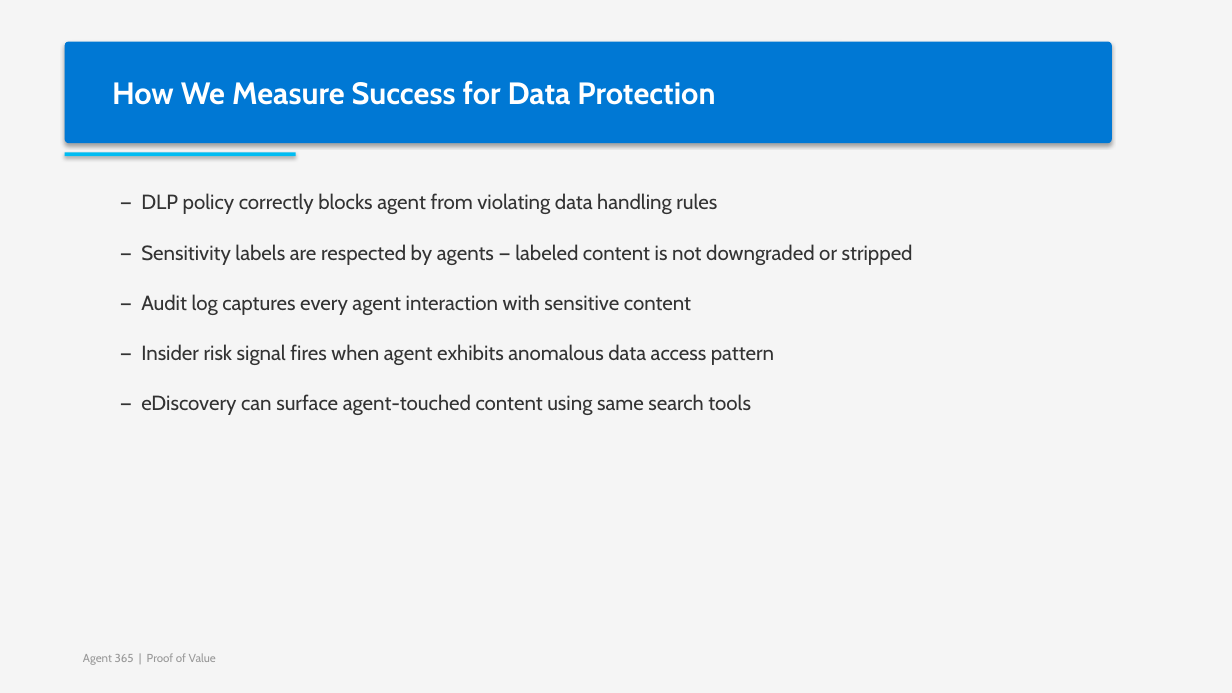
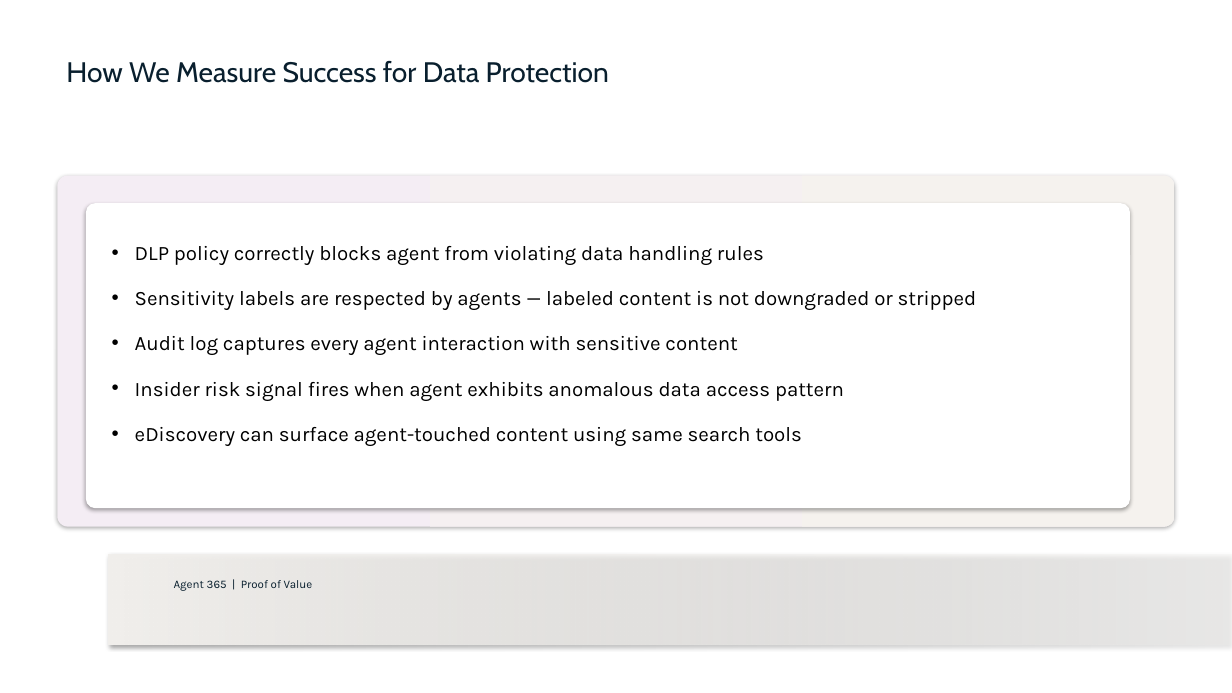
Before and after one commit to cloudtoso/Agent-365-POC, a slide deck: slide 19 of Agent365-PoV-Deck.pptx. Drawn at 1232x693 pixels with LibreOffice and Linux fonts; fonts in the diff are those of the drawing. Boxes give left, top, right and bottom in pixels: in the first picture for what was removed or moved away, otherwise in the second. Text is boxed around its words. In the diff, an @@ line names an element or a change of style, - is before the commit and + after.

```diff
--- a/Agent365-PoV-Deck.pptx
+++ b/Agent365-PoV-Deck.pptx
@@ rectangle removed at [0,0,1232,693] @@
@@ text "How We Measure Success for ...": place and size @@
-text "How We Measure Success for ..." at [65,42,1112,143]
+text "How We Measure Success for ..." at [66,61,609,83]
@@ text "How We Measure Success for ..." at [66,61,609,83]: size 24 to 22 pt, text colour #FFFFFF to #091F2E, bold off; fill #0078D4 to none; shadow off @@
@@ rounded rectangle added at [57,176,1175,527], fill gradient #F4EDF4 to #F5F2EE @@
@@ rectangle removed at [65,152,296,156] @@
@@ rounded rectangle added at [86,203,1130,508], fill #FFFFFF @@
@@ text at [135,246,977,446]: text changed; font Cabin to Karla; text colour #333333 to #000000 @@
-— DLP policy correctly blocks agent from violating data handling rules
-— Sensitivity labels are respected by agents — labeled content is not downgraded or stripped
-— Audit log captures every agent interaction with sensitive content
-— Insider risk signal fires when agent exhibits anomalous data access pattern
-— eDiscovery can surface agent-touched content using same search tools
+• DLP policy correctly blocks agent from violating data handling rules
+• Sensitivity labels are respected by agents — labeled content is not downgraded or stripped
+• Audit log captures every agent interaction with sensitive content
+• Insider risk signal fires when agent exhibits anomalous data access pattern
+• eDiscovery can surface agent-touched content using same search tools
@@ rectangle added at [108,555,1232,645], fill gradient #F2F0ED @@
@@ text "Agent 365 | Proof of ...": place and size @@
-text "Agent 365 | Proof of ..." at [83,653,216,665]
+text "Agent 365 | Proof of ..." at [174,580,313,591]
@@ text "Agent 365 | Proof of ..." at [174,580,313,591]: font Cabin to Karla, text colour #999999 to #091F2E @@
```
Also in this commit, not shown: 43 other slides changed, 1 other file.
